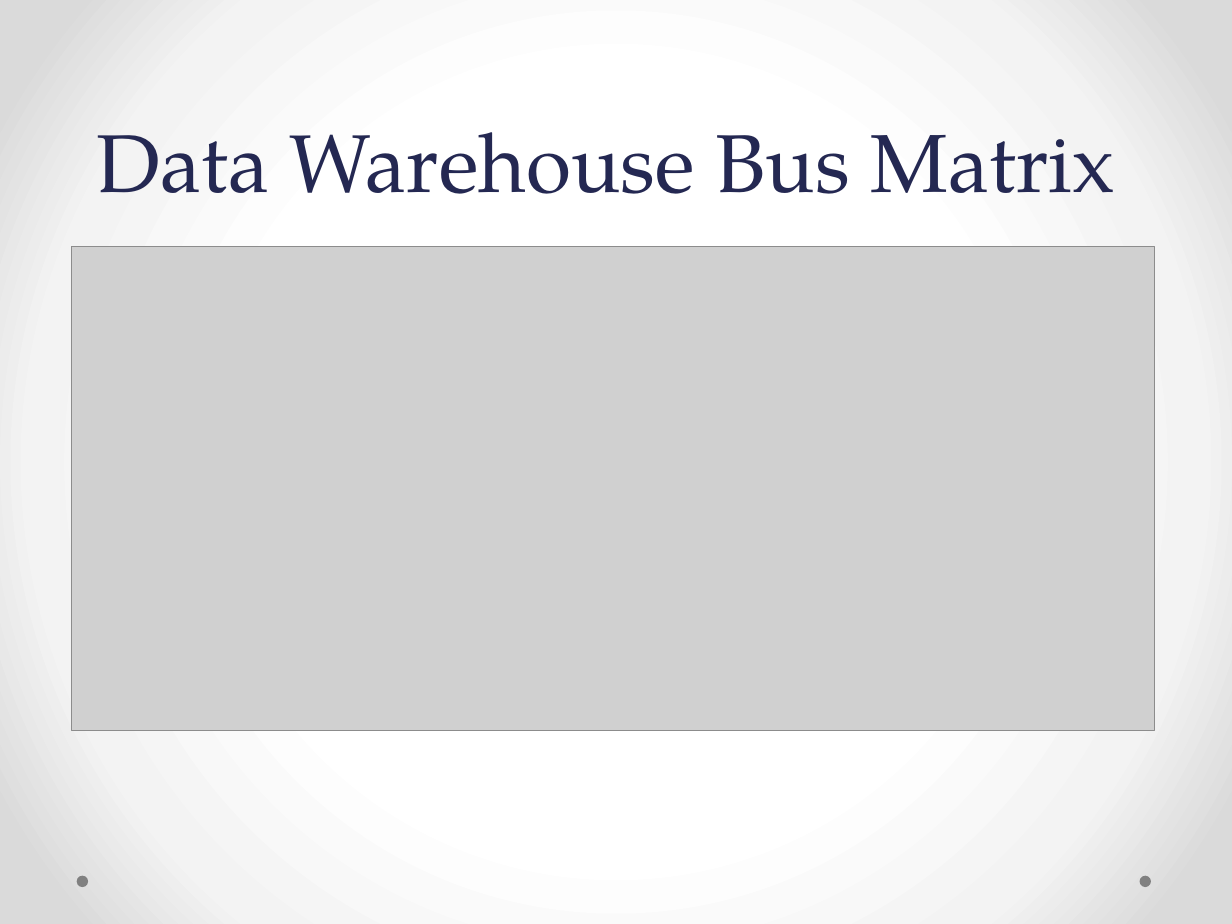
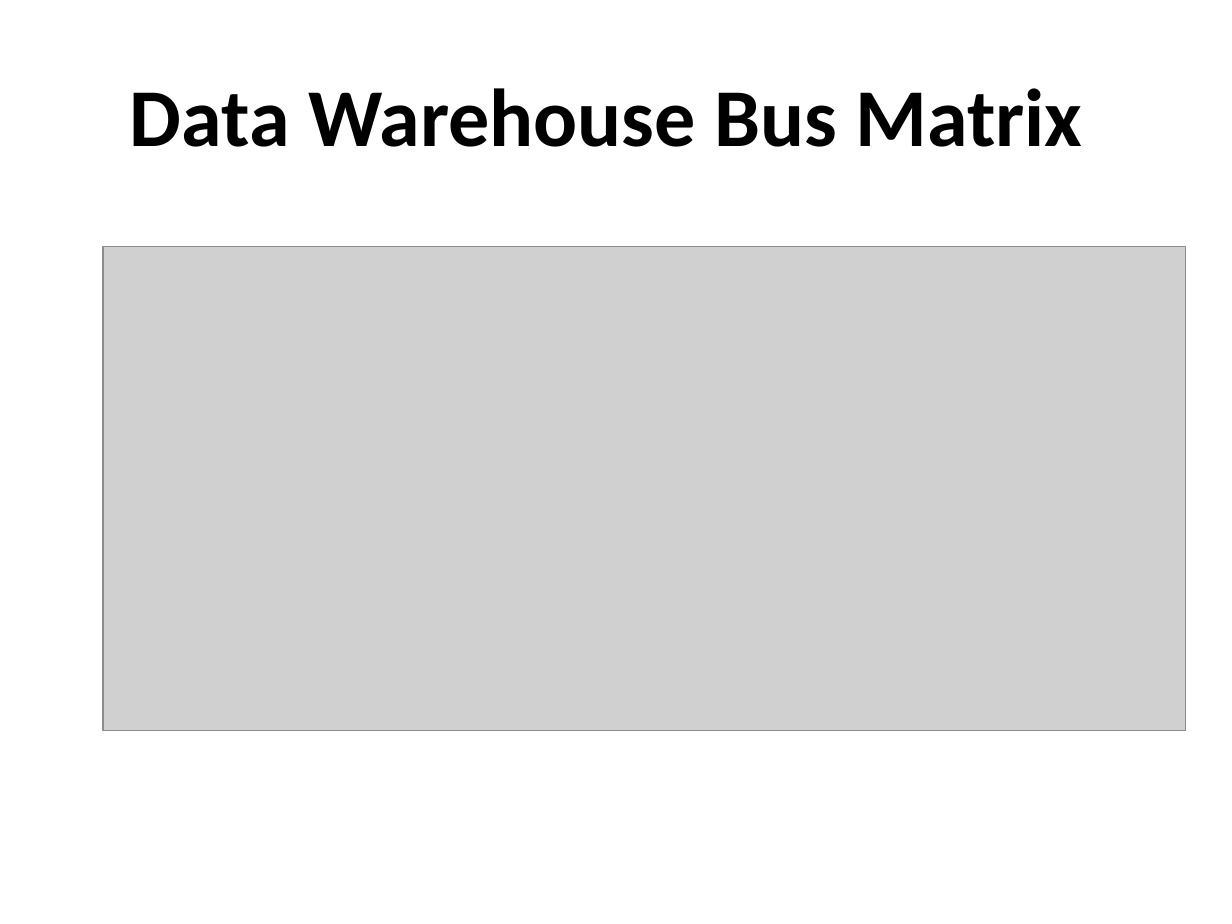
Before and after one commit to passzenith/passzenithproject, a slide deck: slide 3 of DW/Telecommunications and Utilities.pptx (slide 2 before the commit). Drawn at 1232x924 pixels with LibreOffice and Linux fonts; fonts in the diff are those of the drawing; grey boxes stand for pictures. Boxes give left, top, right and bottom in pixels: in the first picture for what was removed or moved away, otherwise in the second. Text is boxed around its words. In the diff, an @@ line names an element or a change of style, - is before the commit and + after.

```diff
--- a/DW/Telecommunications and Utilities.pptx
+++ b/DW/Telecommunications and Utilities.pptx
@@ background gradient #FFFFFF to #F4F4F4 to #DADADA to #FFFFFF @@
@@ title "Data Warehouse Bus Matrix": place and size @@
-title "Data Warehouse Bus Matrix" at box(97, 132, 1114, 194)
+title "Data Warehouse Bus Matrix" at box(130, 88, 1083, 147)
@@ title "Data Warehouse Bus Matrix" at box(130, 88, 1083, 147): font TeX Gyre Pagella to Calibri, text colour #242852 to #000000, bold on; line spacing 58pt to 1; vertical alignment bottom to middle @@
@@ picture: place and size @@
-picture at box(71, 246, 1154, 731)
+picture at box(103, 246, 1186, 731)
@@ ellipse removed at box(76, 876, 87, 887) @@
@@ ellipse removed at box(1140, 876, 1151, 887) @@
```
Also in this commit, not shown: 14 other slides changed, 25 slides added, 22 slides removed.
